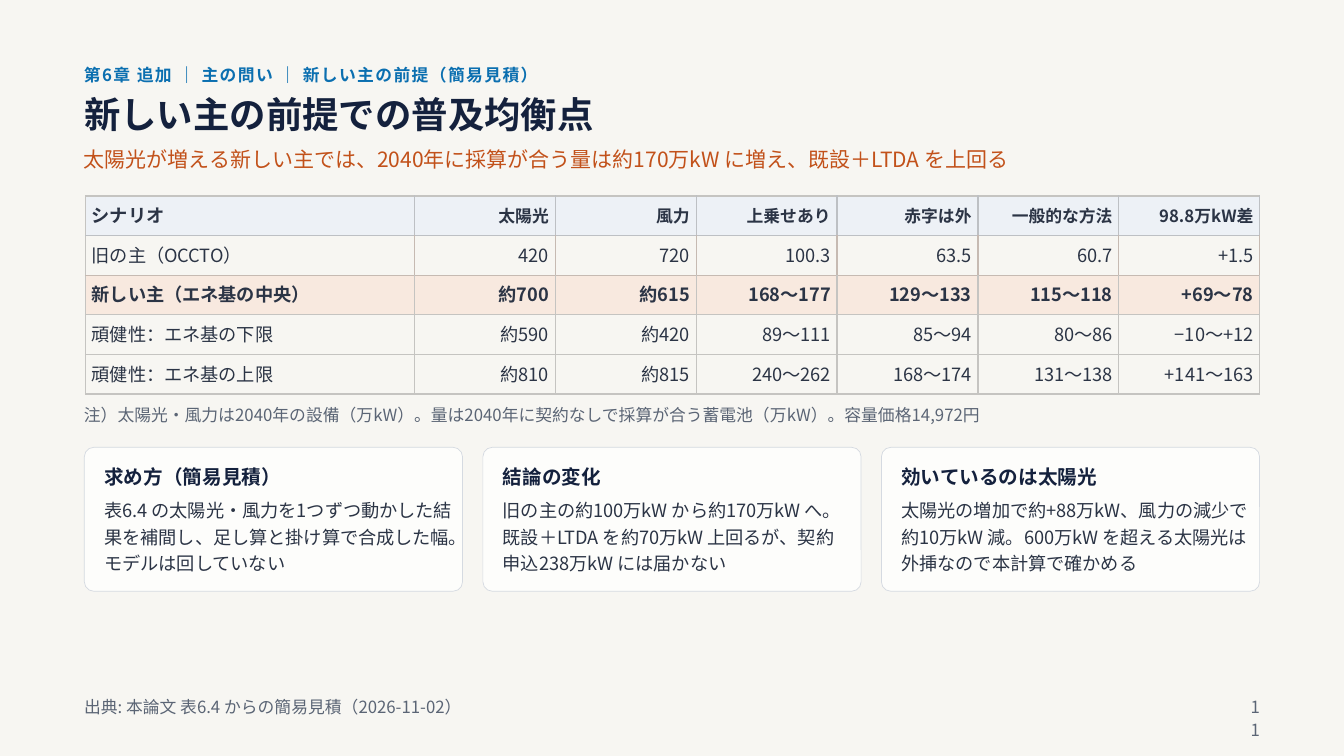
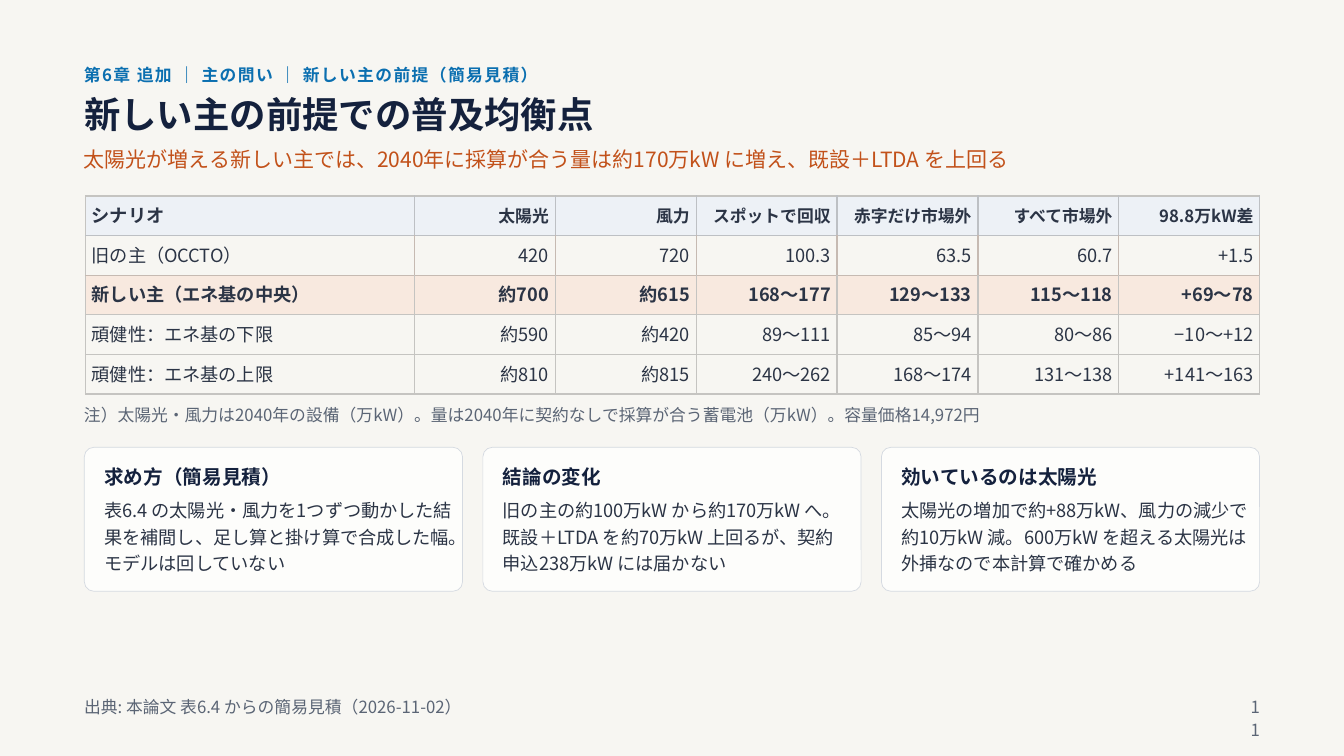
Before and after one commit to dikbb69/work, a slide deck: slide 11 of thesis/slides/20261103_progress/修論の内容と構成（進捗報告11_3）_新しい主_簡易見積.pptx. Drawn at 1344x756 pixels with LibreOffice and Linux fonts; fonts in the diff are those of the drawing. Boxes give left, top, right and bottom in pixels: in the first picture for what was removed or moved away, otherwise in the second. Text is boxed around its words. In the diff, an @@ line names an element or a change of style, - is before the commit and + after.

```diff
--- a/thesis/slides/20261103_progress/修論の内容と構成（進捗報告11_3）_新しい主_簡易見積.pptx
+++ b/thesis/slides/20261103_progress/修論の内容と構成（進捗報告11_3）_新しい主_簡易見積.pptx
@@ table at (86, 196, 1261, 393) @@
-row 1: シナリオ | 太陽光 | 風力 | 上乗せあり | 赤字は外 | 一般的な方法 | 98.8万kW差
+row 1: シナリオ | 太陽光 | 風力 | スポットで回収 | 赤字だけ市場外 | すべて市場外 | 98.8万kW差
```
Also in this commit, not shown: 6 other slides changed, 1 other file.
